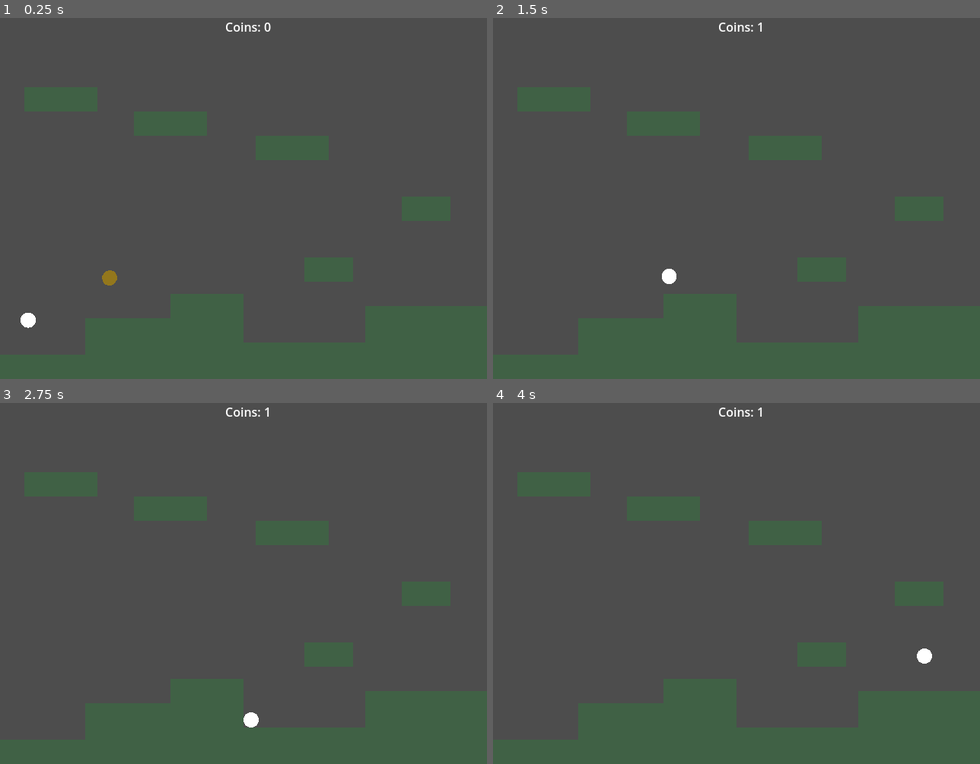
Above: before the commit, frames 1-4 (two rows, left to right).
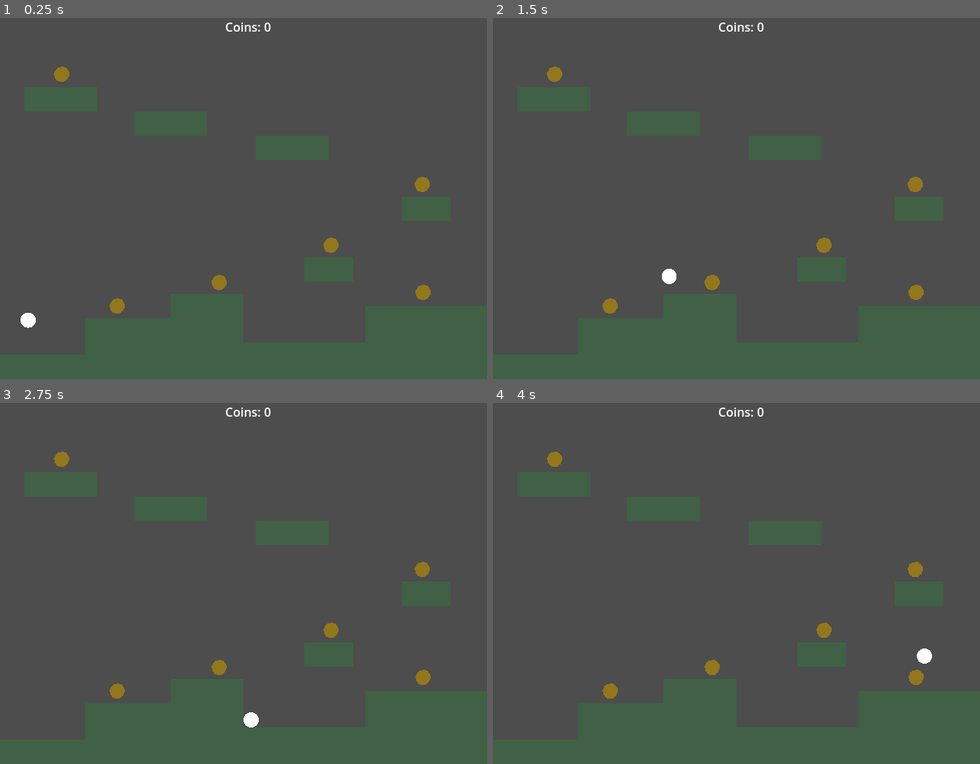
Above: after the commit, the same moments.

Repository: danbolt/actions-test
Game: Godot game, scene res://main.tscn
Same seed, same stepped clock (60 frames per second), same inputs: the game is played once before the commit and once after it.
Inputs:
- Up to frame 1 (0.25 s): no input
- Up to frame 2 (1.5 s): tap Enter (ui_accept) at 0.5, 1.35 s; hold Enter (ui_accept) 0.53-1.28 s; hold Right (ui_right) from 0.53 s (still down)
- Up to frame 3 (2.75 s): tap Enter (ui_accept) at 1.52, 1.82 s; release Right (ui_right) at 2.03 s; hold Left (ui_left) from 2.03 s (still down); hold Enter (ui_accept) from 2.03 s (still down)
- Up to frame 4 (4 s): release Left (ui_left) at 2.78 s; release Enter (ui_accept) at 2.78 s; hold Right (ui_right) from 2.78 s (still down); tap Enter (ui_accept) at 2.85, 3.02, 3.32 s; hold Enter (ui_accept) from 3.53 s (still down)

The runs differ from the first frame. In frame 1, 0.7% of the frame differs, in the area x 11-89%, y 13-82%; in frame 2, 0.6%; in frame 3, 0.6%; in frame 4, 0.6%.

Commit message:
Coin collection minigame

Diff:
--- a/main.tscn
+++ b/main.tscn
@@ -1,9 +1,14 @@
-[gd_scene load_steps=5 format=4 uid="uid://j3ufmuetbc7"]
+[gd_scene load_steps=6 format=4 uid="uid://j3ufmuetbc7"]
 
 [ext_resource type="Script" uid="uid://drcnf78mxnij6" path="res://scripts/main.gd" id="1_h2yge"]
 [ext_resource type="PackedScene" uid="uid://b6pb2na2re12w" path="res://gameobjects/player.tscn" id="2_h2yge"]
 [ext_resource type="TileSet" uid="uid://5w777qxtcr3q" path="res://tilesets/tiles.tres" id="4_1bvp3"]
 [ext_resource type="PackedScene" uid="uid://c6pssyjmn858f" path="res://gameobjects/coin.tscn" id="4_lquwl"]
+
+[sub_resource type="NavigationPolygon" id="NavigationPolygon_1bvp3"]
+vertices = PackedVector2Array(602, 282, 630, 374, 470, 374, 474, 362, 518, 282, 630, 10, 602, 230, 518, 230, 442, 202, 442, 150, 138, 138, 138, 86, 166, 118, 166, 170, 282, 170, 282, 118, 326, 150, 326, 202, 474, 310, 390, 362, 330, 422, 10, 10, 470, 422, 330, 358, 390, 310, 214, 358, 214, 390, 102, 390, 22, 138, 102, 438, 10, 438, 22, 86)
+polygons = Array[PackedInt32Array]([PackedInt32Array(0, 1, 2, 3, 4), PackedInt32Array(5, 6, 7, 8, 9), PackedInt32Array(5, 1, 0, 6), PackedInt32Array(10, 11, 12, 13), PackedInt32Array(14, 15, 16, 17), PackedInt32Array(4, 3, 18), PackedInt32Array(19, 3, 2, 20), PackedInt32Array(11, 21, 5, 9, 15), PackedInt32Array(2, 22, 20), PackedInt32Array(19, 20, 23, 24), PackedInt32Array(10, 13, 25, 26, 27, 28), PackedInt32Array(27, 29, 30, 28), PackedInt32Array(8, 7, 4, 18, 24, 17), PackedInt32Array(14, 17, 24, 23, 25, 13), PackedInt32Array(28, 30, 21, 31), PackedInt32Array(11, 31, 21), PackedInt32Array(15, 12, 11), PackedInt32Array(15, 9, 16)])
+outlines = Array[PackedVector2Array]([PackedVector2Array(-10, -7, -7, 491, 647, 490, 649, -9)])
 
 [node name="Main" type="Node"]
 script = ExtResource("1_h2yge")
@@ -15,12 +20,48 @@
 
 [node name="Physical Environment" type="Node" parent="Gameplay"]
 
-[node name="TileMapLayer" type="TileMapLayer" parent="Gameplay/Physical Environment"]
+[node name="NavigationRegion2D" type="NavigationRegion2D" parent="Gameplay/Physical Environment"]
+navigation_polygon = SubResource("NavigationPolygon_1bvp3")
+
+[node name="TileMapLayer" type="TileMapLayer" parent="Gameplay/Physical Environment/NavigationRegion2D"]
 tile_map_data = PackedByteArray("AAD//wAAAAADAAEAAAD//wEAAAADAAEAAAD//wIAAAADAAEAAAD//wMAAAADAAEAAAD//wQAAAADAAEAAAD//w …(6176 unchanged characters)…
 tile_set = ExtResource("4_1bvp3")
 
-[node name="Coin" parent="Gameplay" instance=ExtResource("4_lquwl")]
-position = Vector2(144, 347)
+[node name="NavigationLink2D" type="NavigationLink2D" parent="Gameplay/Physical Environment/NavigationRegion2D"]
+bidirectional = false
+start_position = Vector2(316, 356)
+end_position = Vector2(411, 297)
+travel_cost = 0.5
+
+[node name="NavigationLink2D2" type="NavigationLink2D" parent="Gameplay/Physical Environment/NavigationRegion2D"]
+bidirectional = false
+start_position = Vector2(533, 368)
+end_position = Vector2(448, 285)
+travel_cost = 0.5
+
+[node name="NavigationLink2D3" type="NavigationLink2D" parent="Gameplay/Physical Environment/NavigationRegion2D"]
+bidirectional = false
+start_position = Vector2(451, 304)
+end_position = Vector2(546, 214)
+travel_cost = 0.5
+
+[node name="NavigationLink2D4" type="NavigationLink2D" parent="Gameplay/Physical Environment/NavigationRegion2D"]
+bidirectional = false
+start_position = Vector2(542, 218)
+end_position = Vector2(413, 129)
+travel_cost = 0.5
+
+[node name="NavigationLink2D5" type="NavigationLink2D" parent="Gameplay/Physical Environment/NavigationRegion2D"]
+bidirectional = false
+start_position = Vector2(370, 143)
+end_position = Vector2(240, 113)
+travel_cost = 0.5
+
+[node name="NavigationLink2D6" type="NavigationLink2D" parent="Gameplay/Physical Environment/NavigationRegion2D"]
+bidirectional = false
+start_position = Vector2(193, 115)
+end_position = Vector2(81, 67)
+travel_cost = 0.5
 
 [node name="CoinCountLabel" type="Label" parent="Gameplay"]
 offset_left = 296.0
@@ -28,3 +69,26 @@
 offset_right = 357.0
 offset_bottom = 28.0
 text = "Coins: X"
+
+[node name="Coins" type="Node" parent="Gameplay"]
+
+[node name="Coin" parent="Gameplay/Coins" instance=ExtResource("4_lquwl")]
+position = Vector2(154, 384)
+
+[node name="Coin2" parent="Gameplay/Coins" instance=ExtResource("4_lquwl")]
+position = Vector2(288, 353)
+
+[node name="Coin3" parent="Gameplay/Coins" instance=ExtResource("4_lquwl")]
+position = Vector2(556, 366)
+
+[node name="Coin4" parent="Gameplay/Coins" instance=ExtResource("4_lquwl")]
+position = Vector2(435, 304)
+
+[node name="Coin5" parent="Gameplay/Coins" instance=ExtResource("4_lquwl")]
+position = Vector2(555, 224)
+
+[node name="Coin6" parent="Gameplay/Coins" instance=ExtResource("4_lquwl")]
+position = Vector2(81, 79)
+
+[node name="Coin7" parent="Gameplay/Coins" instance=ExtResource("4_lquwl")]
+position = Vector2(81, 79)
--- a/project.godot
+++ b/project.godot
@@ -24,5 +24,10 @@
 [layer_names]
 
 2d_physics/layer_1="Physical World"
+2d_navigation/layer_1="PlayerMotion"
 2d_physics/layer_2="Player"
 2d_physics/layer_3="Coin"
+
+[navigation]
+
+2d/default_link_connection_radius=8.0
--- /dev/null
+++ b/scripts/jump_point.gd
@@ -0,0 +1 @@
+class_name JumpPoint extends NavigationLink2D
--- a/scripts/main.gd
+++ b/scripts/main.gd
@@ -2,6 +2,19 @@
 
 var coin_count: int = 0
 @onready var coin_count_label: Label = $Gameplay/CoinCountLabel
+
+func get_coins() -> Array[Coin]:
+	var result: Array[Coin] = []
+	result.assign($Gameplay/Coins.get_children())
+	return result
+
+func get_coin_count() -> int:
+	return $Gameplay/Coins.get_child_count()
+
+func get_next_coin_or_null() -> Coin:
+	if get_coin_count() <= 0:
+		return null
+	return $Gameplay/Coins.get_child(0)
 
 func update_coin_text() -> void:
 	coin_count_label.text = "Coins: %s" % [coin_count]
--- /dev/null
+++ b/tests/can_collect_coins.gd
@@ -0,0 +1,80 @@
+class_name CanCollectCoins extends TestTemplate
+
+const REASONABLE_TIME_TIMEOUT: float = 60
+
+var has_link: bool = false
+var has_leaped: bool = false
+var link_start: Vector2
+var link_end: Vector2
+
+var timeout: SceneTreeTimer
+
+func _notification(what):
+	if what == NOTIFICATION_WM_CLOSE_REQUEST:
+		timeout = null
+
+func on_link_reached(details: Dictionary) -> void:
+	has_link = true
+	has_leaped = false
+	link_start = details["link_entry_position"]
+	link_end = details["link_exit_position"]
+
+func _test_coroutine() -> void:
+	var player = main.get_player()
+
+	var playerNavAgent := NavigationAgent2D.new()
+	player.add_child(playerNavAgent)
+	playerNavAgent.link_reached.connect(on_link_reached)
+
+	timeout = get_tree().create_timer(REASONABLE_TIME_TIMEOUT, false)
+
+	while main.get_coin_count() > 0:
+		if timeout != null and timeout.time_left <= 0.0:
+			test_failed("Couldn't find all the coins in a reasonable time")
+			return
+
+		var next_coin: Coin = main.get_next_coin_or_null()
+		playerNavAgent.target_position = next_coin.position
+
+		var next_path_position: Vector2 = playerNavAgent.get_next_path_position()
+
+		if has_link:
+			next_path_position = link_end if has_leaped else link_start
+
+		if has_link and not has_leaped and player.is_on_floor():
+			has_leaped = true
+			Input.action_press("ui_accept")
+
+			await get_tree().physics_frame
+			await get_tree().physics_frame
+
+			Input.action_release("ui_accept")
+
+			next_path_position = link_end
+
+		if has_leaped and has_link:
+			next_path_position = link_end
+
+			if player.is_on_floor():
+				has_leaped = false
+				has_link = false
+
+
+		if player.position.x < next_path_position.x:
+			Input.action_press("ui_right")
+			if Input.is_action_pressed("ui_left"):
+				Input.action_release("ui_left")
+		else:
+			Input.action_press("ui_left")
+			if Input.is_action_pressed("ui_right"):
+				Input.action_release("ui_right")
+
+		if (not Input.is_action_pressed("ui_accept")) and next_path_position.y < player.position.y and player.is_on_floor():
+			Input.action_press("ui_accept")
+		elif Input.is_action_pressed("ui_accept"):
+			Input.action_release("ui_accept")
+
+		await get_tree().physics_frame
+
+	timeout = null
+	test_passed()
--- /dev/null
+++ b/tests/can_collect_coins.tscn
@@ -0,0 +1,7 @@
+[gd_scene load_steps=2 format=3 uid="uid://doc0ymuwjmlia"]
+
+[ext_resource type="Script" uid="uid://didibxtxcljhr" path="res://tests/can_collect_coins.gd" id="1_sa3py"]
+
+[node name="CanCollectCoins" type="Node"]
+script = ExtResource("1_sa3py")
+metadata/_custom_type_script = ExtResource("1_sa3py")
--- a/tilesets/tiles.tres
+++ b/tilesets/tiles.tres
@@ -1,18 +1,29 @@
-[gd_resource type="TileSet" load_steps=3 format=3 uid="uid://5w777qxtcr3q"]
+[gd_resource type="TileSet" load_steps=4 format=3 uid="uid://5w777qxtcr3q"]
 
 [ext_resource type="Texture2D" uid="uid://jusvjrohuar8" path="res://textures/tiles.png" id="1_5v7s8"]
+
+[sub_resource type="NavigationPolygon" id="NavigationPolygon_5v7s8"]
+vertices = PackedVector2Array(8, 8, -8, 8, -8, -8, 8, -8)
+polygons = Array[PackedInt32Array]([PackedInt32Array(0, 1, 2, 3)])
+outlines = Array[PackedVector2Array]([PackedVector2Array(-8, -8, 8, -8, 8, 8, -8, 8)])
+agent_radius = 0.0
 
 [sub_resource type="TileSetAtlasSource" id="TileSetAtlasSource_jb4fk"]
 texture = ExtResource("1_5v7s8")
 1:0/0 = 0
 1:0/0/physics_layer_0/polygon_0/points = PackedVector2Array(-8, -8, 8, -8, 8, 8, -8, 8)
+1:0/0/navigation_layer_0/polygon = SubResource("NavigationPolygon_5v7s8")
 2:0/0 = 0
 2:0/0/physics_layer_0/polygon_0/points = PackedVector2Array(-8, -8, 8, -8, 8, 8, -8, 8)
+2:0/0/navigation_layer_0/polygon = SubResource("NavigationPolygon_5v7s8")
 3:0/0 = 0
 3:0/0/physics_layer_0/polygon_0/points = PackedVector2Array(-8, -8, 8, -8, 8, 8, -8, 8)
+3:0/0/navigation_layer_0/polygon = SubResource("NavigationPolygon_5v7s8")
 3:1/0 = 0
 3:1/0/physics_layer_0/polygon_0/points = PackedVector2Array(-8, -8, 8, -8, 8, 8, -8, 8)
+3:1/0/navigation_layer_0/polygon = SubResource("NavigationPolygon_5v7s8")
 
 [resource]
 physics_layer_0/collision_layer = 1
+navigation_layer_0/layers = 1
 sources/0 = SubResource("TileSetAtlasSource_jb4fk")
Not shown, added: scripts/jump_point.gd.uid
Not shown, added: tests/can_collect_coins.gd.uid
